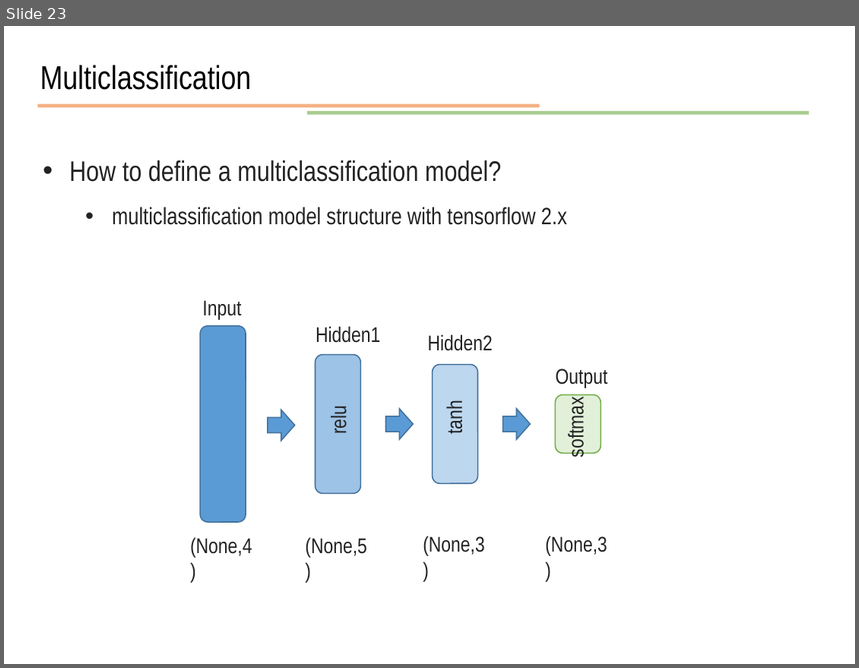
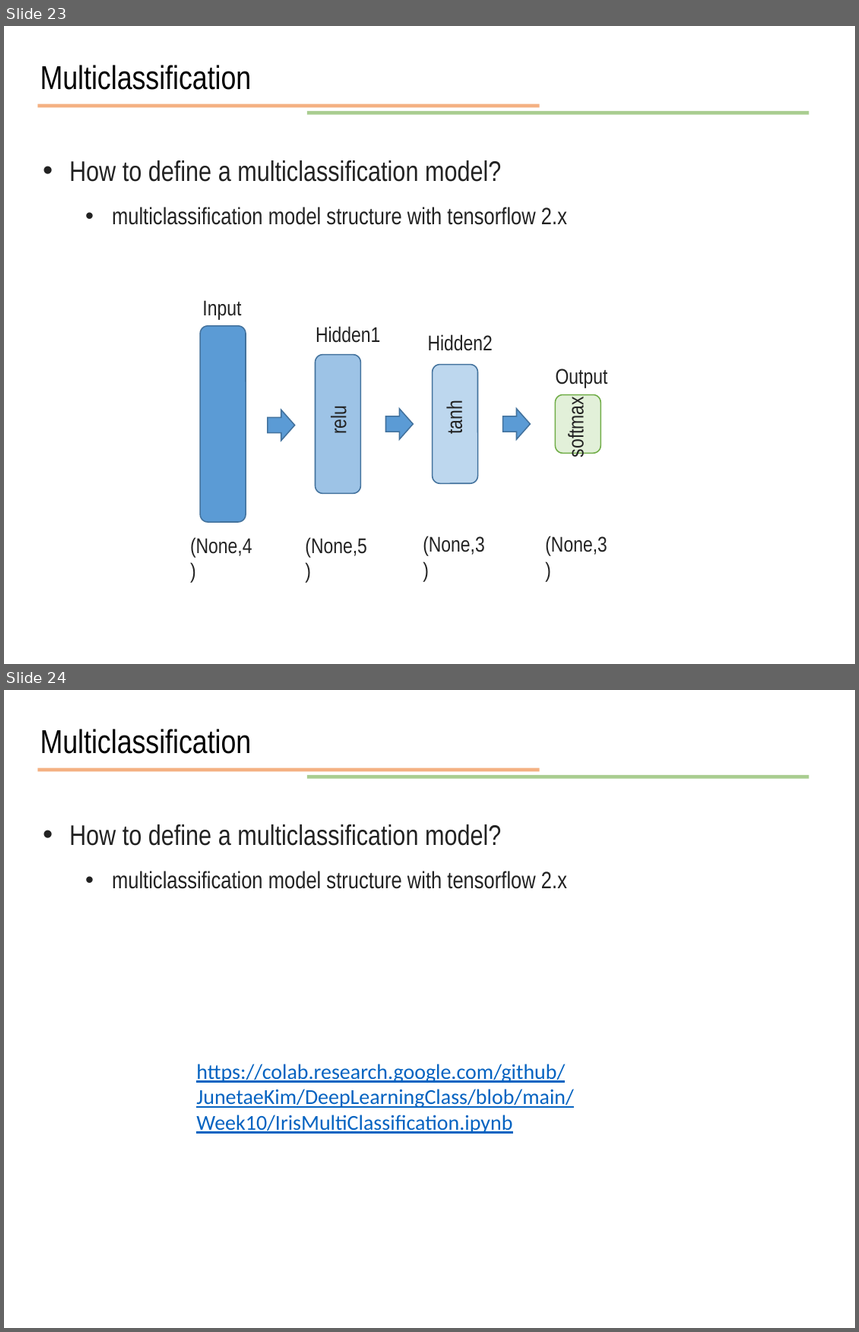
Before and after one commit to JunetaeKim/DeepLearningClass, a slide deck: Week10/week10 Introduction to tensorflow.pptx. Shown one above the other, each under a label of ours: slide 23 before the commit, slides 23 and 24 after it. The pictures are 859x668 and 859x1332 pixels, drawn with LibreOffice and Linux fonts; fonts in the diff are those of the drawing. Boxes give left, top, right and bottom in pixels: in the first picture for what was removed or moved away, otherwise in the second. Text is boxed around its words. In the diff, an @@ line names an element or a change of style, - is before the commit and + after.

```diff
--- a/Week10/week10 Introduction to tensorflow.pptx
+++ b/Week10/week10 Introduction to tensorflow.pptx
@@ slide 24 added at (4,690,855,1328), background #FFFFFF @@
@@ text added at (40,729,252,754), 28 pt, text #000000 @@
+Multiclassification
@@ line added from (38, 770) to (539, 770), #ED7D31 3 pt @@
@@ line added from (307, 777) to (810, 777), #70AD47 3 pt @@
@@ text added at (69,825,567,889), 20 pt, text #222222 @@
+• How to define a multiclassification model?
+  • multiclassification model structure with tensorflow 2.x
@@ text added at (196,1064,574,1134), 18 pt, text #0563C1, underline @@
+https://colab.research.google.com/github/JunetaeKim/DeepLearningClass/blob/main/Week10/IrisMultiClassification.ipynb
```
Also in this commit, not shown: 1 slide changed, 5 other slides added, 1 other file.
